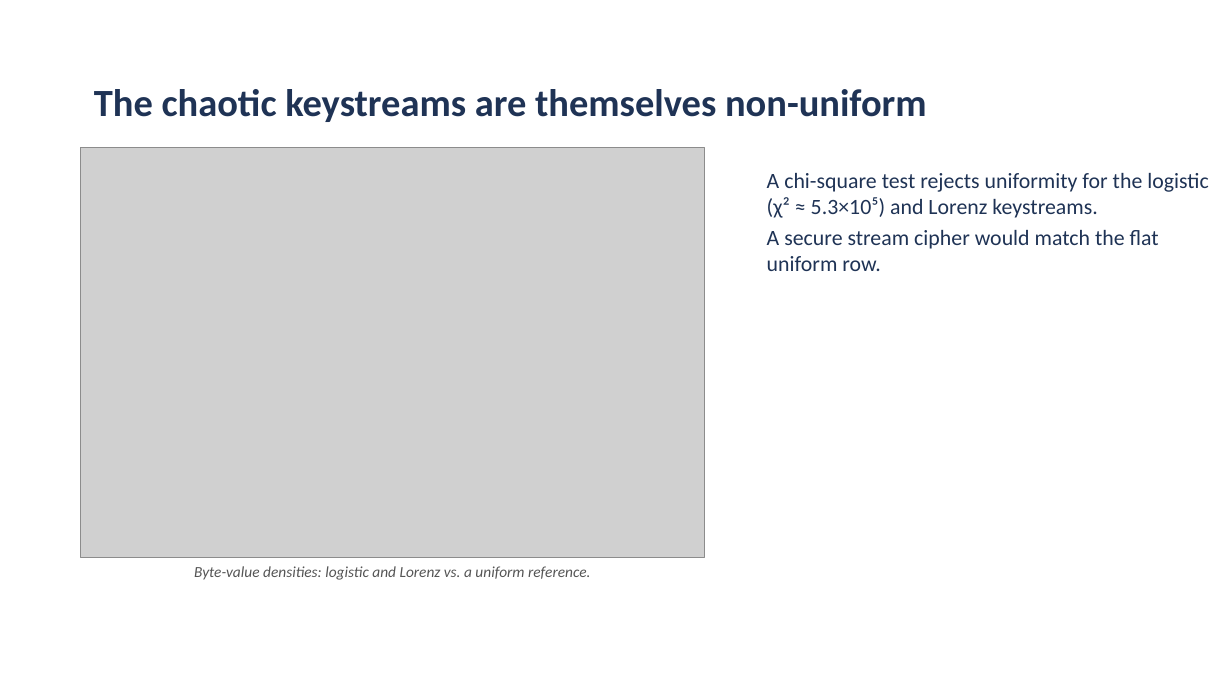
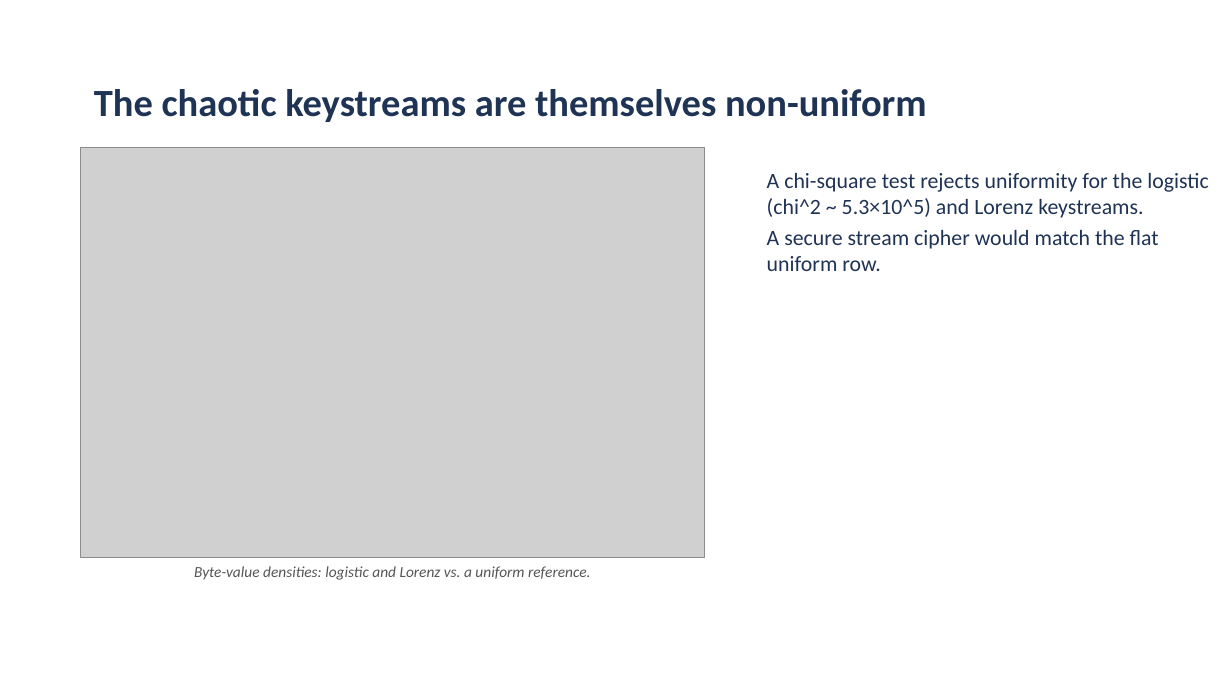
Before and after one commit to aiparallel0/chaoscrypt, a slide deck: slide 10 of papers/paper1-chaos-cpa/presentation.pptx. Drawn at 1232x693 pixels with LibreOffice and Linux fonts; fonts in the diff are those of the drawing; grey boxes stand for pictures; background and template pictures are left out. Boxes give left, top, right and bottom in pixels: in the first picture for what was removed or moved away, otherwise in the second. Text is boxed around its words. In the diff, an @@ line names an element or a change of style, - is before the commit and + after.

```diff
--- a/papers/paper1-chaos-cpa/presentation.pptx
+++ b/papers/paper1-chaos-cpa/presentation.pptx
@@ text at bbox=[767, 173, 1209, 218]: text changed @@
-A chi-square test rejects uniformity for the logistic (χ² ≈ 5.3×10⁵) and Lorenz keystreams.
+A chi-square test rejects uniformity for the logistic (chi^2 ~ 5.3×10^5) and Lorenz keystreams.
```
Also in this commit, not shown: 9 other slides changed, 2 slides added, 2 slides removed, 2 other files.
